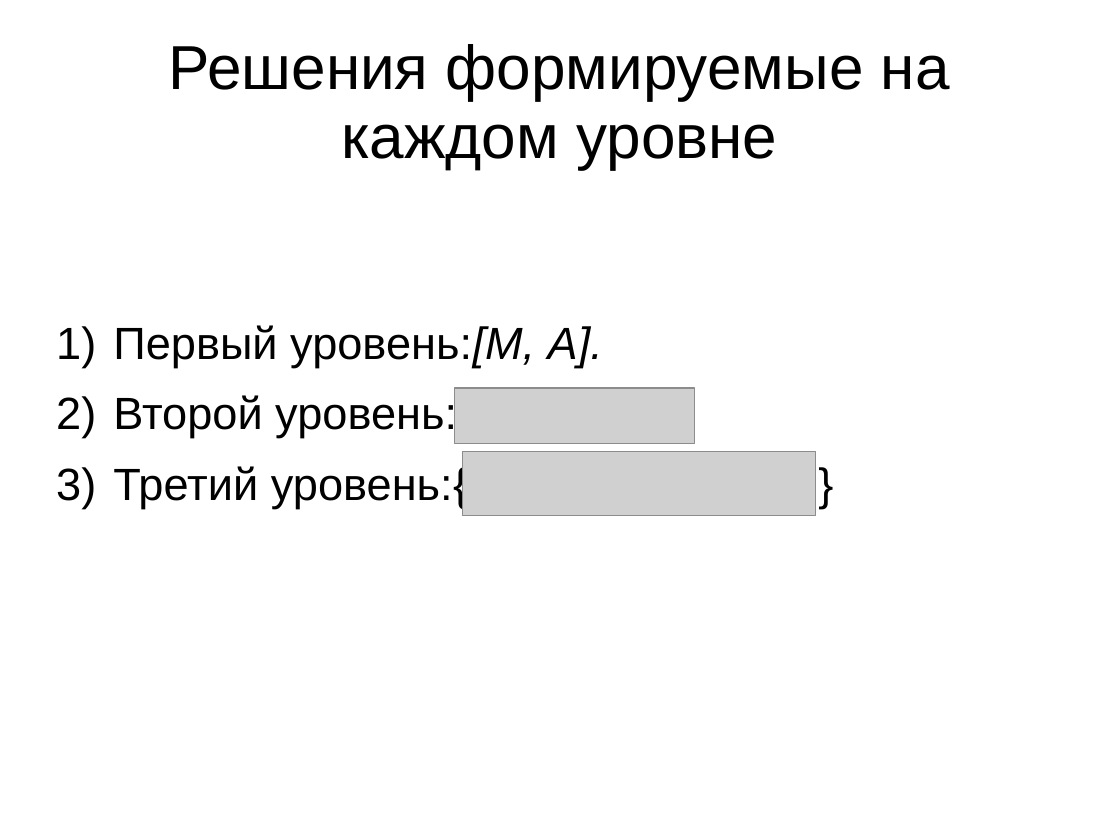
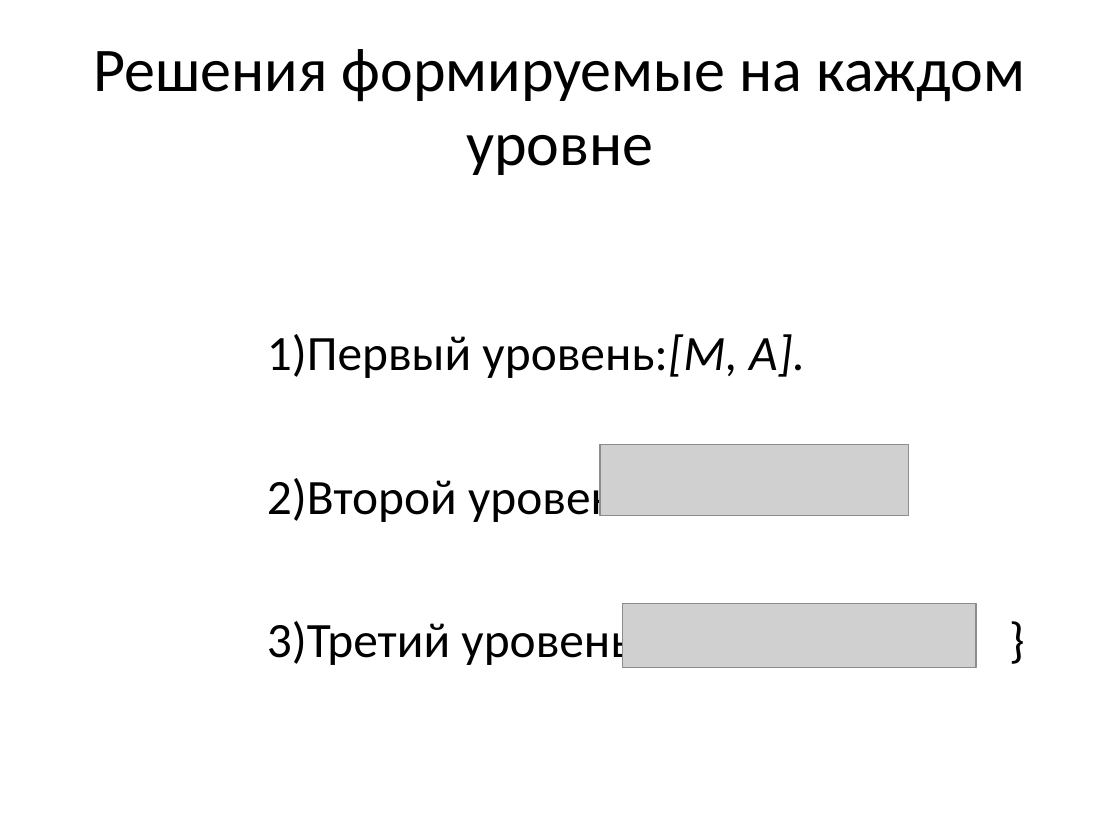
Before and after one commit to sasha2567/diplom, a slide deck: slide 12 of К защите/Саша/В диплом/На защиту.ppt. Drawn at 1120x840 pixels with LibreOffice and Linux fonts; fonts in the diff are those of the drawing; grey boxes stand for pictures. Boxes give left, top, right and bottom in pixels: in the first picture for what was removed or moved away, otherwise in the second. Text is boxed around its words. In the diff, an @@ line names an element or a change of style, - is before the commit and + after.

```diff
--- a/К защите/Саша/В диплом/На защиту.ppt
+++ b/К защите/Саша/В диплом/На защиту.ppt
@@ title "Решения формируемые на каждом уровне" at [93,49,1025,175]: font Arial to Calibri; line spacing 0.93 to 1 @@
@@ text "Первый уровень:[М, А]." at [267,334,805,668]: size 32 to 35 pt, font Arial to Calibri; indent changed; line spacing 0.93 to 1; less space between paragraphs @@
@@ picture: place and size @@
-picture at [462,451,816,516]
+picture at [601,444,909,516]
@@ picture: place and size @@
-picture at [454,388,694,444]
+picture at [623,604,977,669]
```
Also in this commit, not shown: 18 other slides changed, 5 other files.
